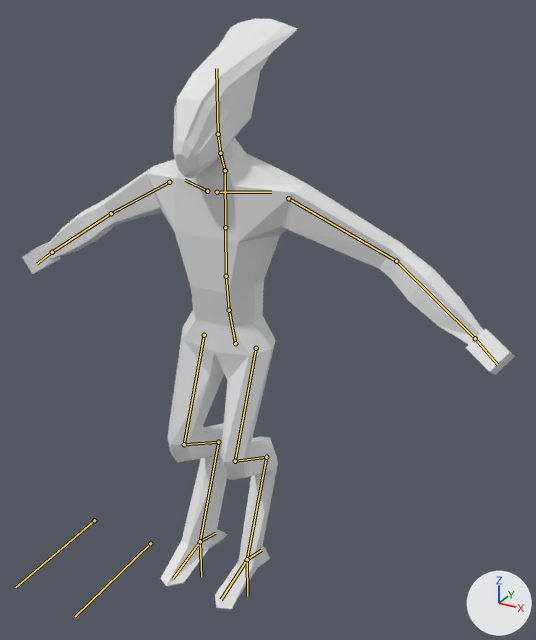
The Blender file Assets/player/playermodels/alien.blend as it was, and as the next commit left it.
The view is the same before and after, from a camera (50 mm lens) standing at (1.95, -2.99, 3.15) and looking at (-0.5, 1.46, 0.92). Arrows for +X, +Y and +Z are at lower right; the lights stay in place. The bones that bend it are drawn over the model as lines.

In view in the first picture: 'body', 'helmet'.
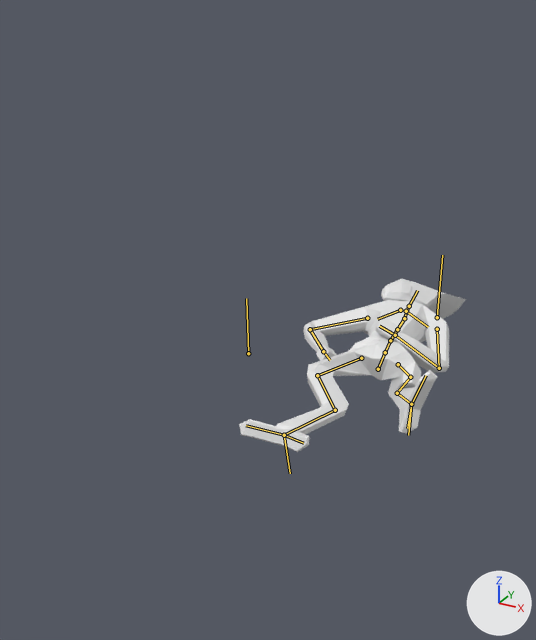
The newer file adds an action. The first version stands in its rest pose; the second is drawn at frame 213 of the action 'alienDeath'.

The change, as a diff of the scene's bpy script:
```diff
--- a/Assets/player/playermodels/alien.blend.py
+++ b/Assets/player/playermodels/alien.blend.py
@@ bone_spine @@
 bone_spine = bpy.data.objects['metarig'].pose.bones['spine']
-bone_spine.location = (0.0, 0.0, 0.0)
-bone_spine.rotation_quaternion = (1.0, 0.0, 0.0, 0.0)  # degrees (0, 0, 0)
+bone_spine.location = (-0.041, -1.888, -2.092)
+bone_spine.rotation_quaternion = (0.715, -0.686, 0.045, 0.025)  # degrees (-88, 6, -2)
@@ bone_head @@
 bone_head = bpy.data.objects['metarig'].pose.bones['head']  # child of 'spine.005'
-bone_head.rotation_quaternion = (1.0, 0.0, 0.0, 0.0)  # degrees (0, 0, 0)
+bone_head.rotation_quaternion = (0.891, 0.072, -0.443, -0.069)  # degrees (18, -51, -17)
@@ bone_upper_arm_r @@
 bone_upper_arm_r = bpy.data.objects['metarig'].pose.bones['upper_arm.R']  # child of 'shoulder.R'
-bone_upper_arm_r.rotation_quaternion = (1.0, 0.0, 0.0, 0.0)  # degrees (0, 0, 0)
+bone_upper_arm_r.rotation_quaternion = (0.904, 0.402, -0.127, 0.068)  # degrees (48, -17, 1)
@@ bone_knee_r @@
 bone_knee_r = bpy.data.objects['metarig'].pose.bones['Knee.R']  # child of 'spine'
-bone_knee_r.location = (0.0, 0.0, 0.0)
+bone_knee_r.location = (-0.746, -0.674, 0.241)
@@ bone_knee_l @@
 bone_knee_l = bpy.data.objects['metarig'].pose.bones['Knee.L']  # child of 'spine'
-bone_knee_l.location = (0.0, 0.0, 0.0)
+bone_knee_l.location = (0.404, -0.172, 0.059)
@@ bone_ikhand_r @@
 bone_ikhand_r = bpy.data.objects['metarig'].pose.bones['IKHand.R']
-bone_ikhand_r.location = (0.0, 0.0, 0.0)
-bone_ikhand_r.rotation_quaternion = (1.0, 0.0, 0.0, 0.0)  # degrees (0, 0, 0)
+bone_ikhand_r.location = (-0.291, -1.739, -2.584)
+bone_ikhand_r.rotation_quaternion = (0.999, 0.028, 0.044, 0.0)  # degrees (3, 5, 0)
@@ bone_ikhand_l @@
 bone_ikhand_l = bpy.data.objects['metarig'].pose.bones['IKHand.L']
-bone_ikhand_l.location = (0.0, 0.0, 0.0)
-bone_ikhand_l.rotation_quaternion = (1.0, 0.0, 0.0, 0.0)  # degrees (0, 0, 0)
+bone_ikhand_l.location = (-0.348, -1.837, -2.721)
+bone_ikhand_l.rotation_quaternion = (0.891, -0.427, 0.03, 0.133)  # degrees (-50, 10, 12)
@@ bone_ikfoot_l @@
 bone_ikfoot_l = bpy.data.objects['metarig'].pose.bones['IKFoot.L']
-bone_ikfoot_l.location = (0.0, 0.0, 0.0)
-bone_ikfoot_l.rotation_quaternion = (1.0, 0.0, 0.0, 0.0)  # degrees (0, 0, 0)
+bone_ikfoot_l.location = (0.35, -0.182, 1.916)
+bone_ikfoot_l.rotation_quaternion = (0.993, 0.01, -0.117, 0.008)  # degrees (1, -13, 1)
@@ bone_ikfoot_r @@
 bone_ikfoot_r = bpy.data.objects['metarig'].pose.bones['IKFoot.R']
-bone_ikfoot_r.location = (0.0, 0.0, 0.0)
-bone_ikfoot_r.rotation_quaternion = (1.0, 0.0, 0.0, 0.0)  # degrees (0, 0, 0)
+bone_ikfoot_r.location = (-0.065, -0.052, 1.236)
+bone_ikfoot_r.rotation_quaternion = (0.959, -0.201, -0.009, -0.192)  # degrees (-23, -5, -22)
```

Boxes [x1, y1, x2, y2] around the edits, measured in the pictures (536 x 640 px):
'body', posed (57% narrower, 68% shorter)
    before: [22, 137, 515, 610]
    after: [239, 300, 449, 452]
'helmet', posed (31% narrower, 75% shorter)
    before: [173, 18, 297, 178]
    after: [381, 279, 466, 319]
bone 'spine', root to tip
    before: (235, 343) to (229, 310)
    after: (378, 369) to (385, 352)
bone 'head', root to tip
    before: (218, 134) to (216, 68)
    after: (409, 306) to (417, 290)
bone 'upper_arm.R', root to tip
    before: (169, 182) to (111, 213)
    after: (367, 318) to (310, 329)
bone 'Knee.R', root to tip
    before: (94, 520) to (15, 587)
    after: (248, 353) to (246, 298)
bone 'Knee.L', root to tip
    before: (150, 543) to (75, 616)
    after: (437, 317) to (442, 255)
bone 'IKFoot.L', root to tip
    before: (247, 559) to (247, 596)
    after: (411, 404) to (408, 435)
bone 'IKFoot.R', root to tip
    before: (200, 541) to (201, 577)
    after: (284, 435) to (290, 473)
